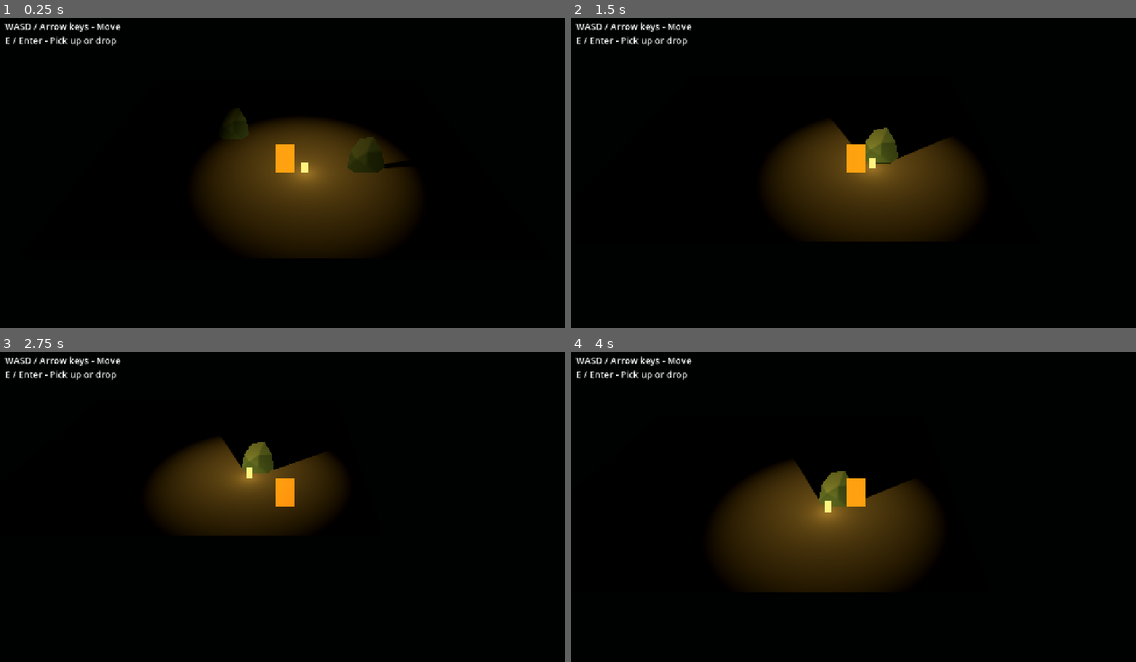
Above: before the commit, frames 1-4 (two rows, left to right).
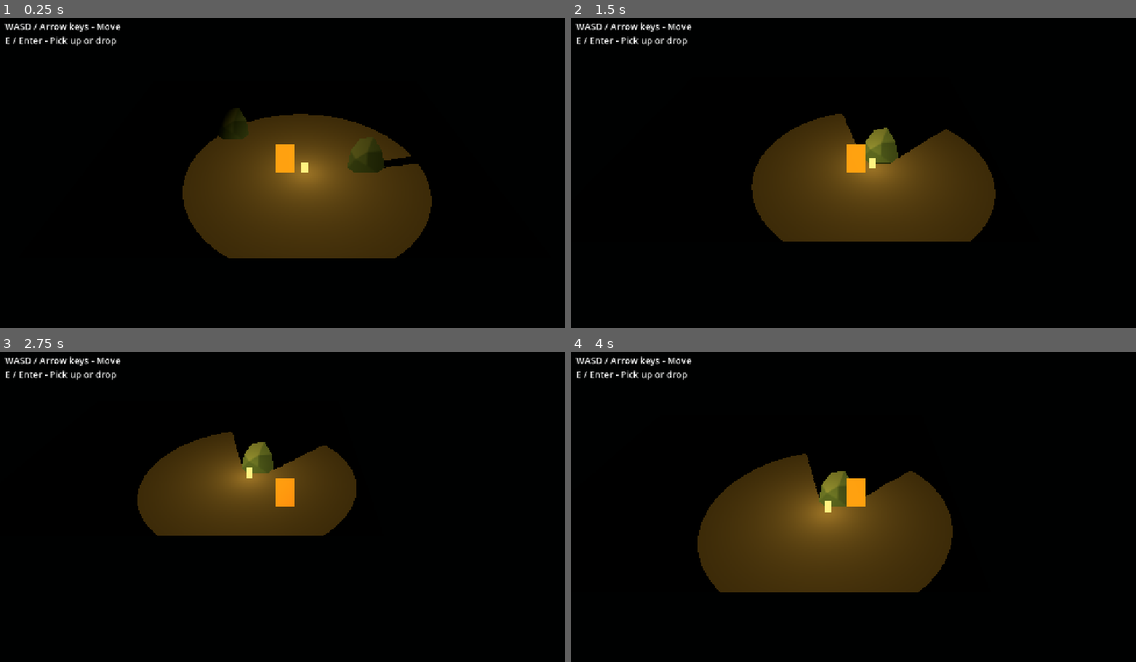
Above: after the commit, the same moments.

Repository: martindzejky/ld60
Game: Godot game, scene res://scenes/main.tscn
Two runs of this game, one before a commit and one after it. Both use one fixed random seed, a clock stepped at 60 frames per second and the inputs below.
Inputs:
- Up to frame 1 (0.25 s): no input
- Up to frame 2 (1.5 s): tap Enter at 0.5 s; hold D (move_right) 0.53-1.28 s; hold Shift (dash) 0.53-1.28 s; tap Space at 1.25 s; hold S (move_down) from 1.28 s (still down); tap E (interact) at 1.35 s
- Up to frame 3 (2.75 s): release S (move_down) at 2.03 s; hold D (move_right) from 2.03 s (still down); hold Shift (dash) from 2.03 s (still down)
- Up to frame 4 (4 s): release D (move_right) at 2.78 s; release Shift (dash) at 2.78 s; hold W (move_up) 2.78-3.53 s; tap E (interact) at 2.85 s; hold A (move_left) from 3.53 s (still down); hold Shift (dash) from 3.53 s (still down)

The runs differ from the first frame. In frame 1, 8.7% of the frame differs, in the area x 32-77%, y 30-78%; in frame 2, 7.3%; in frame 3, 5.4%; in frame 4, 8.1%.

Commit message:
Hard edged ground lighting

Diff:
--- a/objects/lantern.tscn
+++ b/objects/lantern.tscn
@@ -1,6 +1,6 @@
-[gd_scene format=3]
+[gd_scene format=3 uid="uid://d330qifnxgchu"]
 
-[ext_resource type="Script" path="res://scripts/lantern.gd" id="1"]
+[ext_resource type="Script" uid="uid://ds3fqg0cq3s7i" path="res://scripts/lantern.gd" id="1"]
 
 [sub_resource type="Gradient" id="color"]
 colors = PackedColorArray(1, 0.95, 0.5, 1, 1, 0.95, 0.5, 1)
@@ -10,11 +10,10 @@
 width = 24
 height = 36
 
-[node name="lantern" type="Node3D"]
+[node name="lantern" type="Node3D" unique_id=709075666]
 script = ExtResource("1")
-pickup_radius = 1.5
 
-[node name="sprite" type="Sprite3D" parent="."]
+[node name="sprite" type="Sprite3D" parent="." unique_id=418356784]
 cast_shadow = 0
 offset = Vector2(0, 18)
 pixel_size = 0.015
@@ -22,12 +21,12 @@
 alpha_cut = 1
 texture = SubResource("texture")
 
-[node name="light" type="OmniLight3D" parent="."]
-position = Vector3(0, 0.5, 0)
+[node name="light" type="OmniLight3D" parent="." unique_id=876345472]
+transform = Transform3D(1, 0, 0, 0, 1, 0, 0, 0, 1, 0, 0.8611219, 0)
 light_color = Color(1, 0.75, 0.3, 1)
 light_energy = 1.8
 light_specular = 0.0
 shadow_enabled = true
 shadow_blur = 0.0
+omni_range = 6.0
 omni_attenuation = 0.0
-omni_range = 6.0
--- a/scenes/main.tscn
+++ b/scenes/main.tscn
@@ -3,6 +3,7 @@
 [ext_resource type="PackedScene" uid="uid://w6mjmcbcb6d" path="res://objects/player.tscn" id="1"]
 [ext_resource type="PackedScene" uid="uid://cy7uujhk8pe7" path="res://objects/rock.tscn" id="2"]
 [ext_resource type="PackedScene" path="res://objects/lantern.tscn" id="3"]
+[ext_resource type="Shader" path="res://shaders/ground_lighting.gdshader" id="4"]
 
 [sub_resource type="Environment" id="environment"]
 background_mode = 1
@@ -20,6 +21,10 @@
 width = 20
 height = 16
 
+[sub_resource type="ShaderMaterial" id="ground_material"]
+shader = ExtResource("4")
+shader_parameter/ground_texture = SubResource("ground_texture")
+
 [node name="main" type="Node3D" unique_id=270892111]
 
 [node name="environment" type="WorldEnvironment" parent="." unique_id=1644920340]
@@ -27,6 +32,7 @@
 
 [node name="ground" type="Sprite3D" parent="." unique_id=205520019]
 cast_shadow = 0
+material_override = SubResource("ground_material")
 transform = Transform3D(1, 0, 0, 0, -4.371139e-08, 1, 0, -1, -4.371139e-08, 0, 0, 0)
 pixel_size = 1.0
 alpha_cut = 1
--- /dev/null
+++ b/shaders/ground_lighting.gdshader
@@ -0,0 +1,14 @@
+shader_type spatial;
+render_mode cull_disabled, specular_disabled;
+
+uniform sampler2D ground_texture : source_color;
+
+void fragment() {
+  ALBEDO = texture(ground_texture, UV).rgb * COLOR.rgb;
+}
+
+void light() {
+  // Godot supplies attenuation for each light, including its shadows.
+  float lit = step(0.001, ATTENUATION);
+  DIFFUSE_LIGHT += max(dot(NORMAL, LIGHT), 0.0) * lit * LIGHT_COLOR / PI;
+}
Not shown, added: shaders/ground_lighting.gdshader.uid
